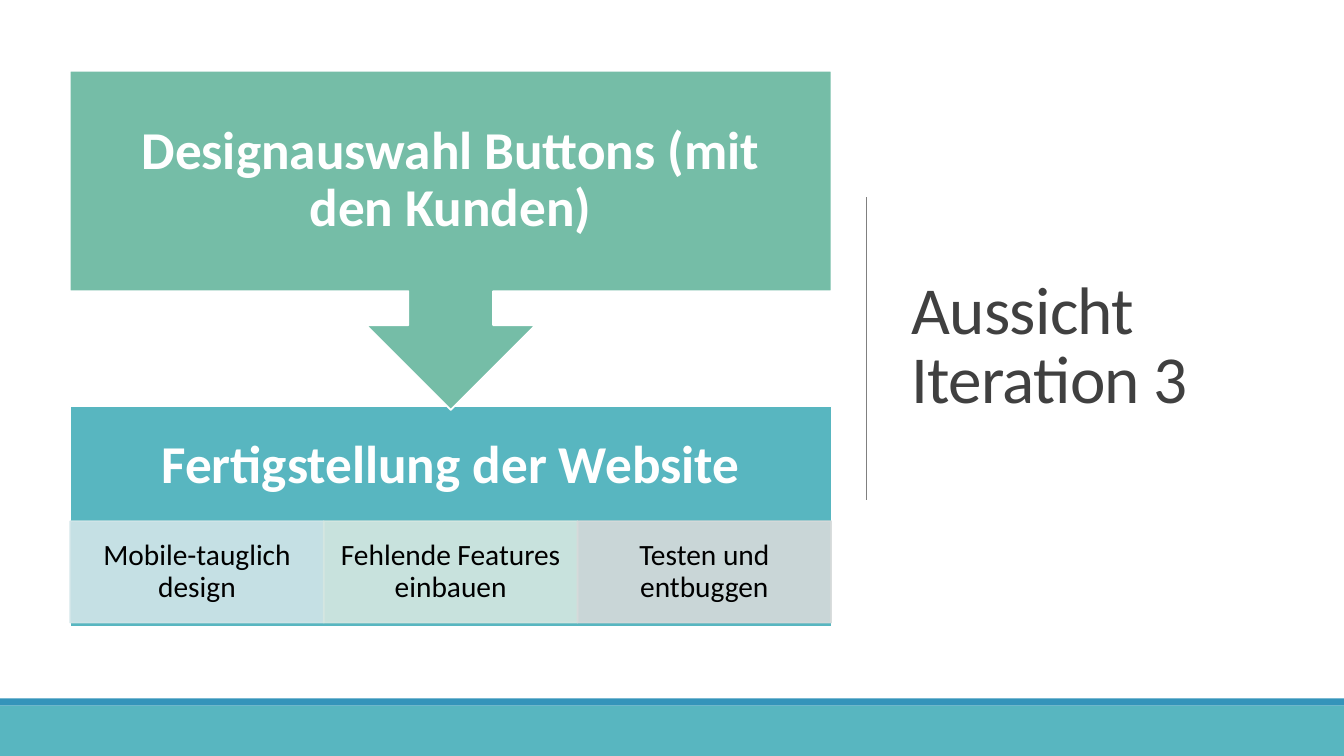
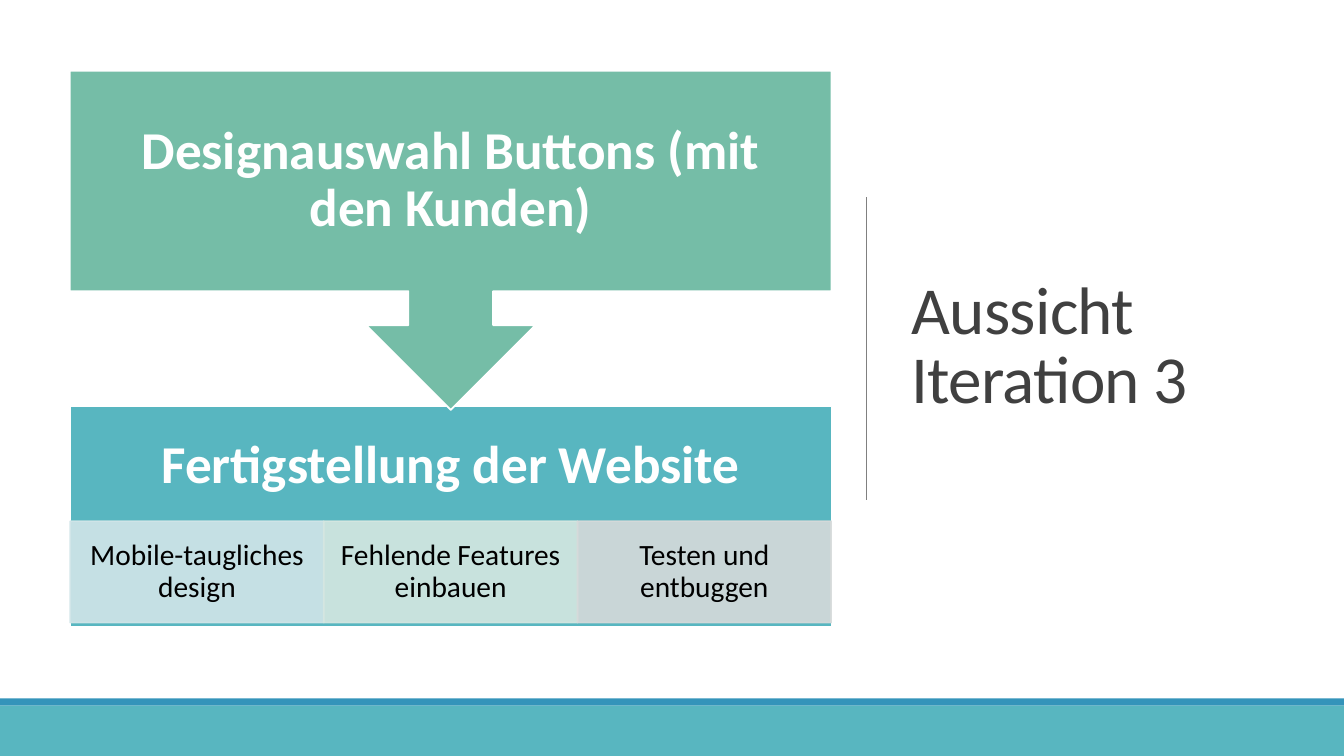
Before and after one commit to JanKoch99/PSE_DELIVERABLES, a slide deck: slide 7 of Präsentationen/3. Vortrag.pptx (slide 6 before the commit). Drawn at 1344x756 pixels with LibreOffice and Linux fonts; fonts in the diff are those of the drawing; background and template pictures are left out. Boxes give left, top, right and bottom in pixels: in the first picture for what was removed or moved away, otherwise in the second. Text is boxed around its words. In the diff, an @@ line names an element or a change of style, - is before the commit and + after.

```diff
--- a/Präsentationen/3. Vortrag.pptx
+++ b/Präsentationen/3. Vortrag.pptx
@@ text at [90, 544, 303, 602]: text changed @@
-Mobile-tauglich design
+Mobile-taugliches design
```
Also in this commit, not shown: 1 other slide changed, 1 slide added.
